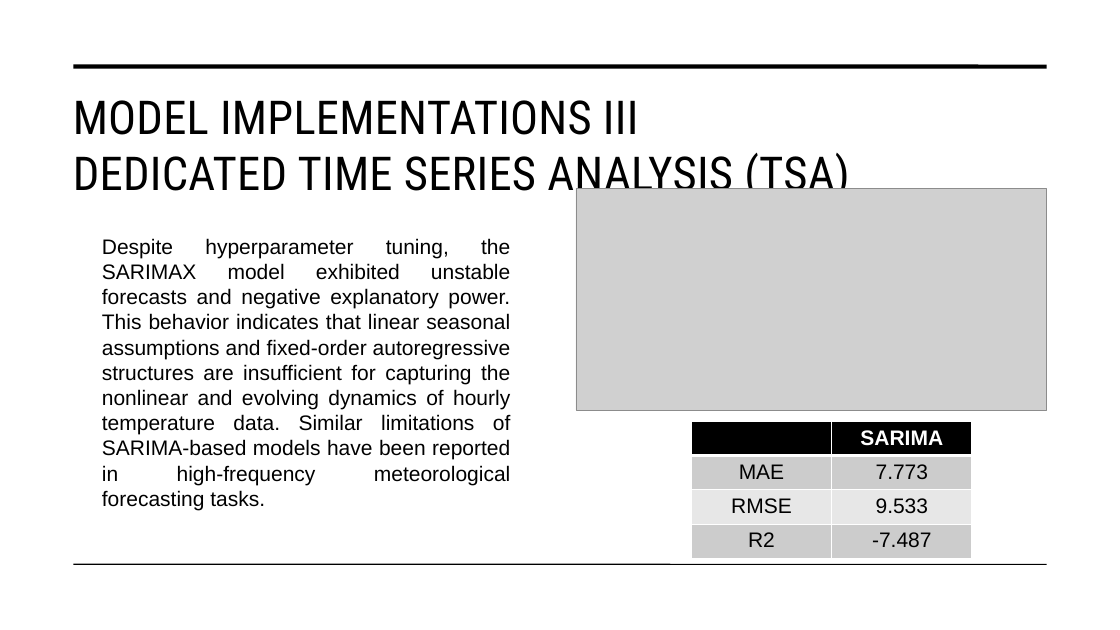
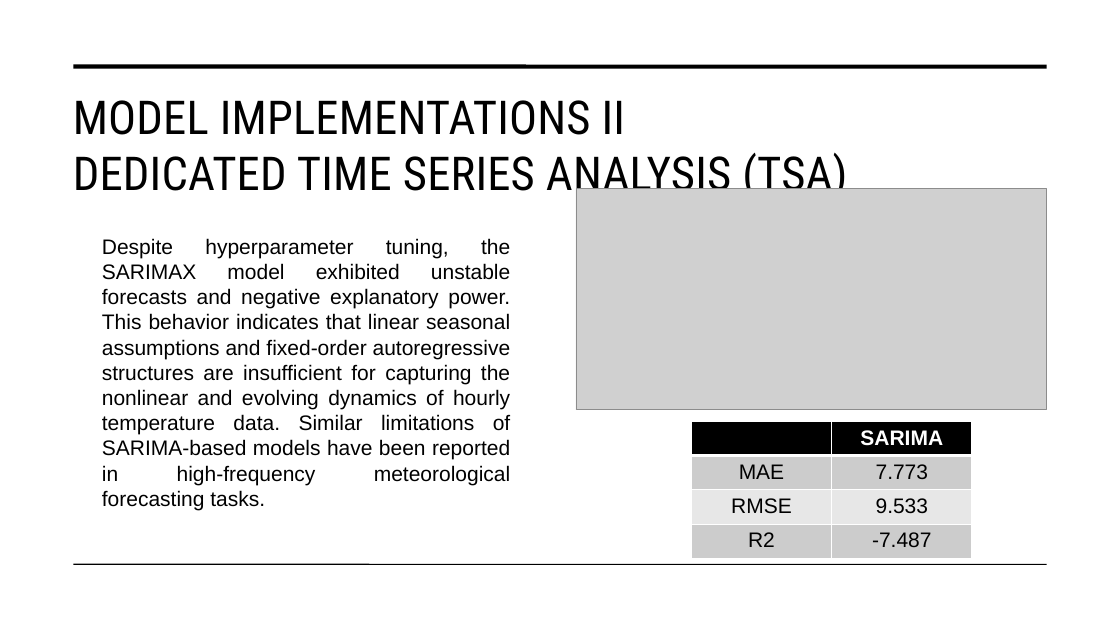
Before and after one commit to Basel-Aldwairi/Temperature_TSA, a slide deck: slide 15 of Report/Machine Learning Methods for Weather Forecasting.pptx (slide 11 before the commit). Drawn at 1120x630 pixels with LibreOffice and Linux fonts; fonts in the diff are those of the drawing; grey boxes stand for pictures. Boxes give left, top, right and bottom in pixels: in the first picture for what was removed or moved away, otherwise in the second. Text is boxed around its words. In the diff, an @@ line names an element or a change of style, - is before the commit and + after.

```diff
--- a/Report/Machine Learning Methods for Weather Forecasting.pptx
+++ b/Report/Machine Learning Methods for Weather Forecasting.pptx
@@ title at (73,100,847,201): text changed @@
-MODEL IMPLEMENTATIONS III
-DEDICATED TIME SERIES ANALYSIS (TSA)
+MODEL IMPLEMENTATIONS II
+DEDICATED TIME SERIES ANALYSIS (TSA)
```
Also in this commit, not shown: 9 other slides changed, 9 slides added, 3 slides removed, 4 other files.
